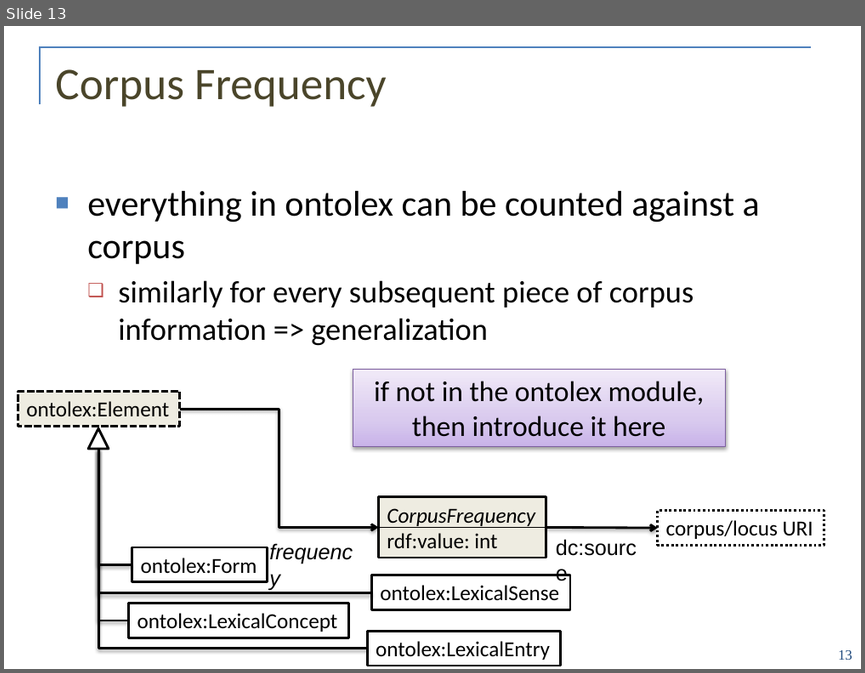
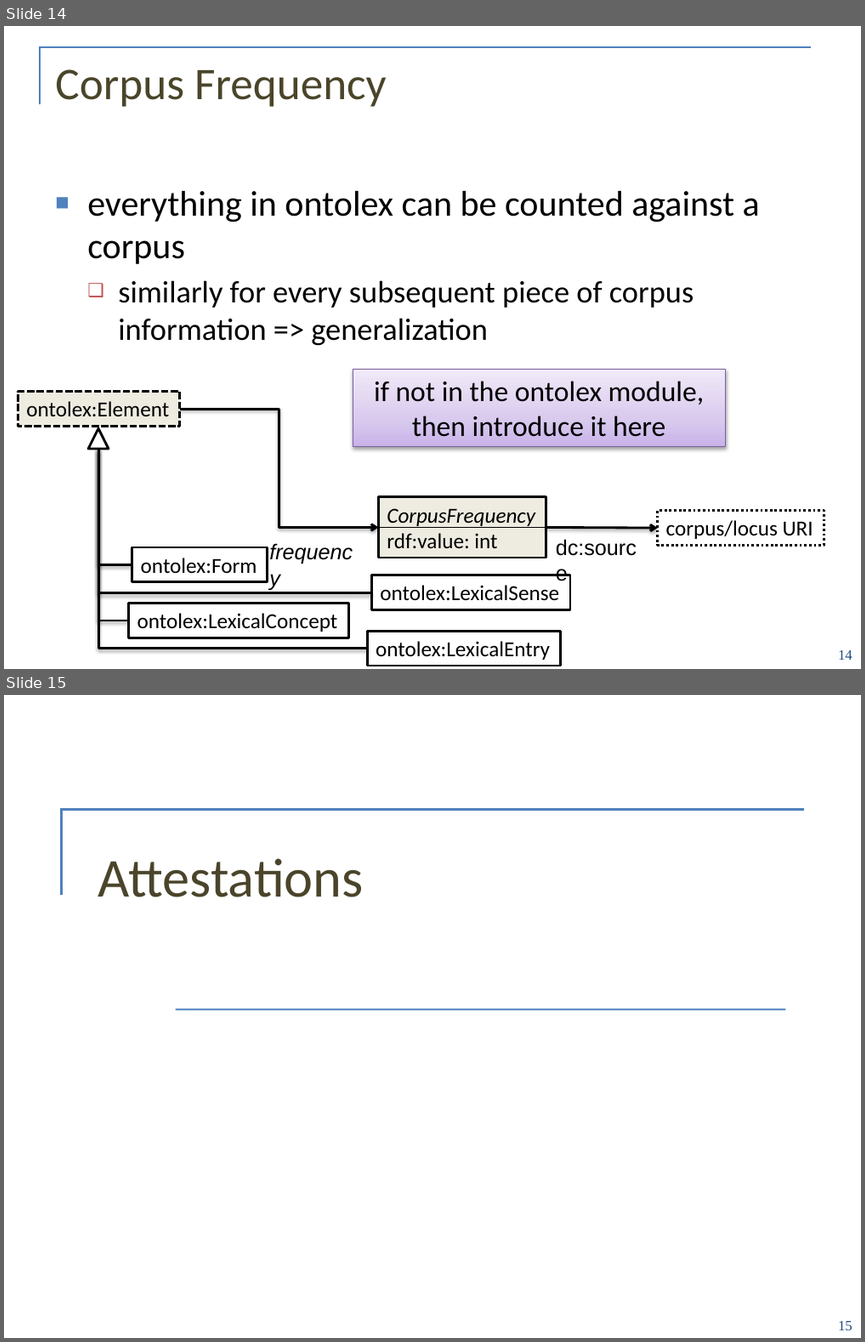
Before and after one commit to ontolex/frequency-attestation-corpus-information, a slide deck: doc/ontolex-f2f-leipzig-may2019.pptx. Shown one above the other, each under a label of ours: slide 13 before the commit, slides 14 and 15 after it. The pictures are 865x673 and 865x1342 pixels, drawn with LibreOffice and Linux fonts; fonts in the diff are those of the drawing; background and template pictures are left out. Boxes give left, top, right and bottom in pixels: in the first picture for what was removed or moved away, otherwise in the second. Text is boxed around its words. In the diff, an @@ line names an element or a change of style, - is before the commit and + after.

```diff
--- a/doc/ontolex-f2f-leipzig-may2019.pptx
+++ b/doc/ontolex-f2f-leipzig-may2019.pptx
@@ slide 15 added at bbox=[4, 695, 861, 1338], background #FFFFFF @@
@@ freeform shape added at bbox=[62, 809, 804, 895], outline #4F81BD 2 pt @@
@@ title added at bbox=[98, 858, 364, 897], 46 pt, text #4A452A @@
+Attestations
@@ line added from (176, 1009) to (785, 1009), #4F81BD 1.5 pt @@
@@ page number added at bbox=[838, 1321, 852, 1330], 12 pt, text #1F497D @@
+15
@@ what was slide 13 is now slide 14 @@
@@ page number at bbox=[838, 650, 852, 659]: text changed @@
-13
+14
```
Also in this commit, not shown: 1 slide changed, 17 other slides added.
